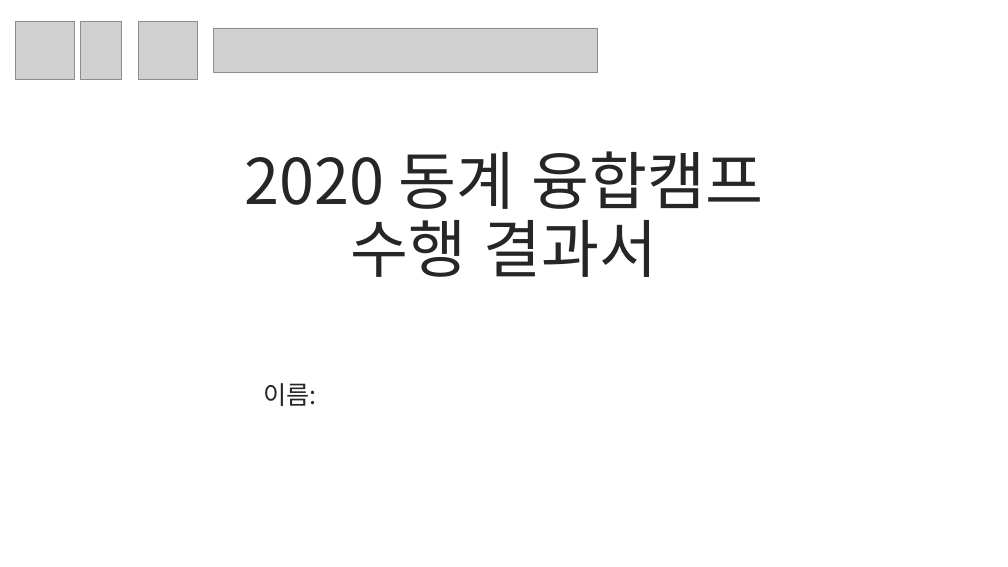
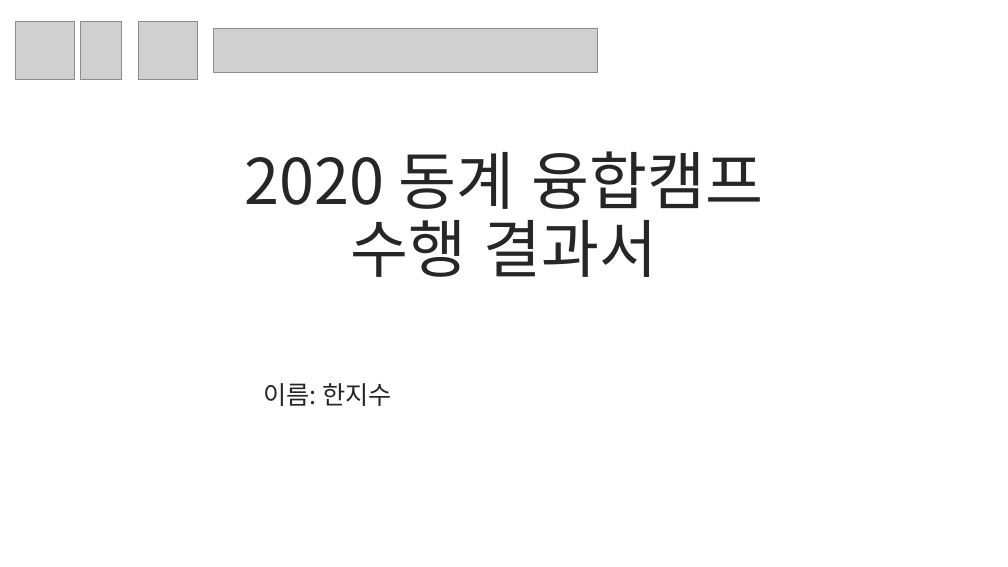
Before and after one commit to hanjisoo801/template, a slide deck: slide 1 of Report.pptx. Drawn at 1008x567 pixels with LibreOffice and Linux fonts; fonts in the diff are those of the drawing; grey boxes stand for pictures. Boxes give left, top, right and bottom in pixels: in the first picture for what was removed or moved away, otherwise in the second. Text is boxed around its words. In the diff, an @@ line names an element or a change of style, - is before the commit and + after.

```diff
--- a/Report.pptx
+++ b/Report.pptx
@@ subtitle at [263, 383, 392, 406]: text changed @@
-이름:
+이름: 한지수
```
Also in this commit, not shown: 2 other slides changed.
